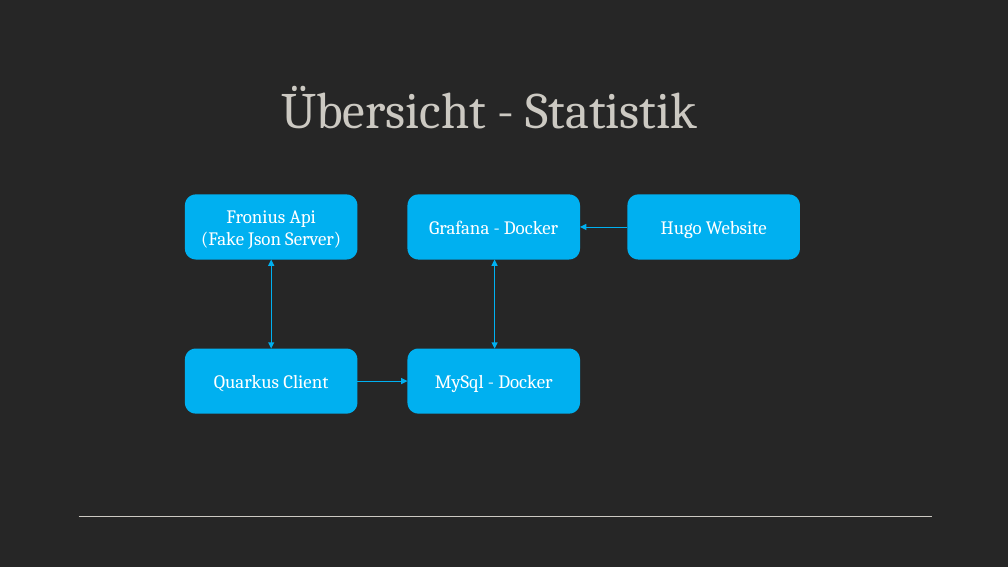
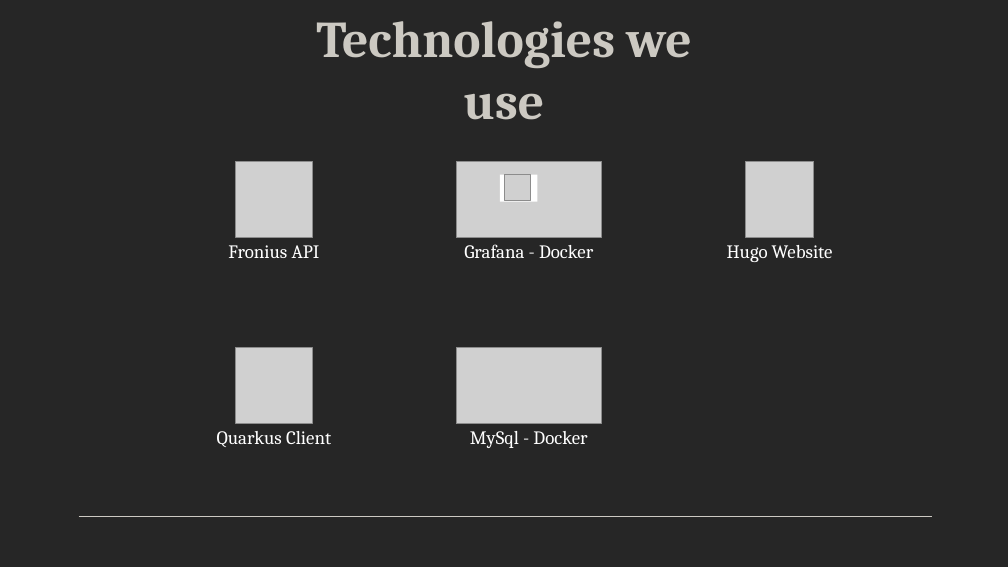
Before and after one commit to Team-Pv-Visualizer/PV-Visualizer, a slide deck: slide 2 of Documents/PVV-Visualizer.pptx (slide 3 before the commit). Drawn at 1008x567 pixels with LibreOffice and Linux fonts; fonts in the diff are those of the drawing; grey boxes stand for pictures. Boxes give left, top, right and bottom in pixels: in the first picture for what was removed or moved away, otherwise in the second. Text is boxed around its words. In the diff, an @@ line names an element or a change of style, - is before the commit and + after.

Commit message:
Update Powerpoint

```diff
--- a/Documents/PVV-Visualizer.pptx
+++ b/Documents/PVV-Visualizer.pptx
@@ text added at (x1=316, y1=21, x2=691, y2=120), 49 pt, text #CCC9C2, bold @@
+Technologies we use
@@ title removed at (x1=281, y1=86, x2=697, y2=129) @@
-Übersicht - Statistik
@@ picture added at (x1=236, y1=161, x2=312, y2=237) @@
@@ picture added at (x1=457, y1=161, x2=602, y2=237) @@
@@ rectangle added at (x1=500, y1=175, x2=538, y2=202), fill #FFFFFF @@
@@ picture added at (x1=504, y1=175, x2=530, y2=200) @@
@@ picture added at (x1=746, y1=161, x2=814, y2=237) @@
@@ fill #00B0F0 to none in 5 elements at (x1=464, y1=244, x2=593, y2=258), (x1=217, y1=431, x2=331, y2=447), (x1=727, y1=245, x2=833, y2=262), (x1=470, y1=431, x2=587, y2=448), (x1=228, y1=245, x2=320, y2=258) @@
@@ text "Fronius API" moved from (x1=185, y1=194, x2=358, y2=259) to (x1=228, y1=245, x2=320, y2=258) @@
@@ text "Grafana - Docker" moved from (x1=408, y1=194, x2=580, y2=259) to (x1=464, y1=244, x2=593, y2=258) @@
@@ arrow removed from (628, 227) to (580, 227) @@
@@ text "Hugo Website" moved from (x1=628, y1=194, x2=800, y2=259) to (x1=727, y1=245, x2=833, y2=262) @@
@@ text at (x1=228, y1=245, x2=320, y2=258): text changed @@
-Fronius Api
-(Fake Json Server)
+Fronius API
@@ double arrow removed from (271, 349) to (271, 259) @@
@@ double arrow removed from (495, 349) to (495, 259) @@
@@ picture added at (x1=236, y1=347, x2=312, y2=423) @@
@@ picture added at (x1=457, y1=347, x2=602, y2=423) @@
@@ arrow removed from (358, 381) to (408, 381) @@
@@ text "Quarkus Client" moved from (x1=185, y1=349, x2=358, y2=414) to (x1=217, y1=431, x2=331, y2=447) @@
@@ text "MySql - Docker" moved from (x1=408, y1=349, x2=580, y2=414) to (x1=470, y1=431, x2=587, y2=448) @@
```
Also in this commit, not shown: 2 other slides changed, 15 slides added, 20 slides removed, 1 other file.
